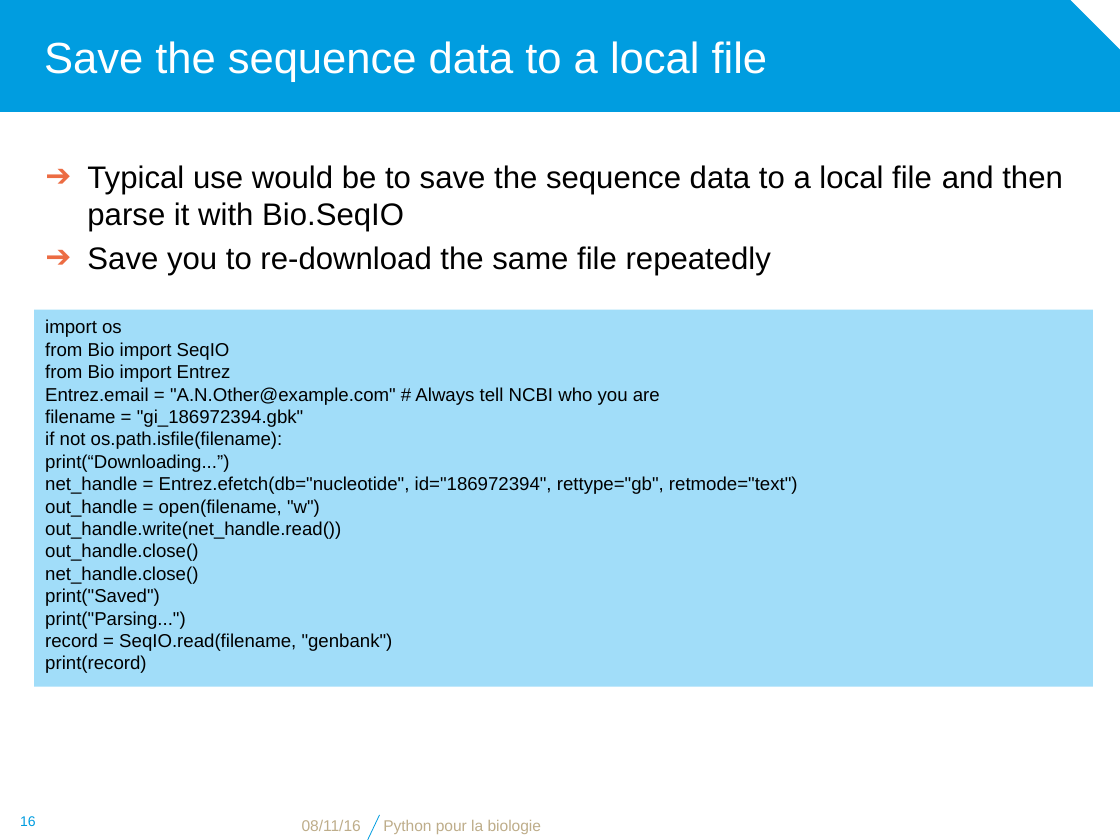
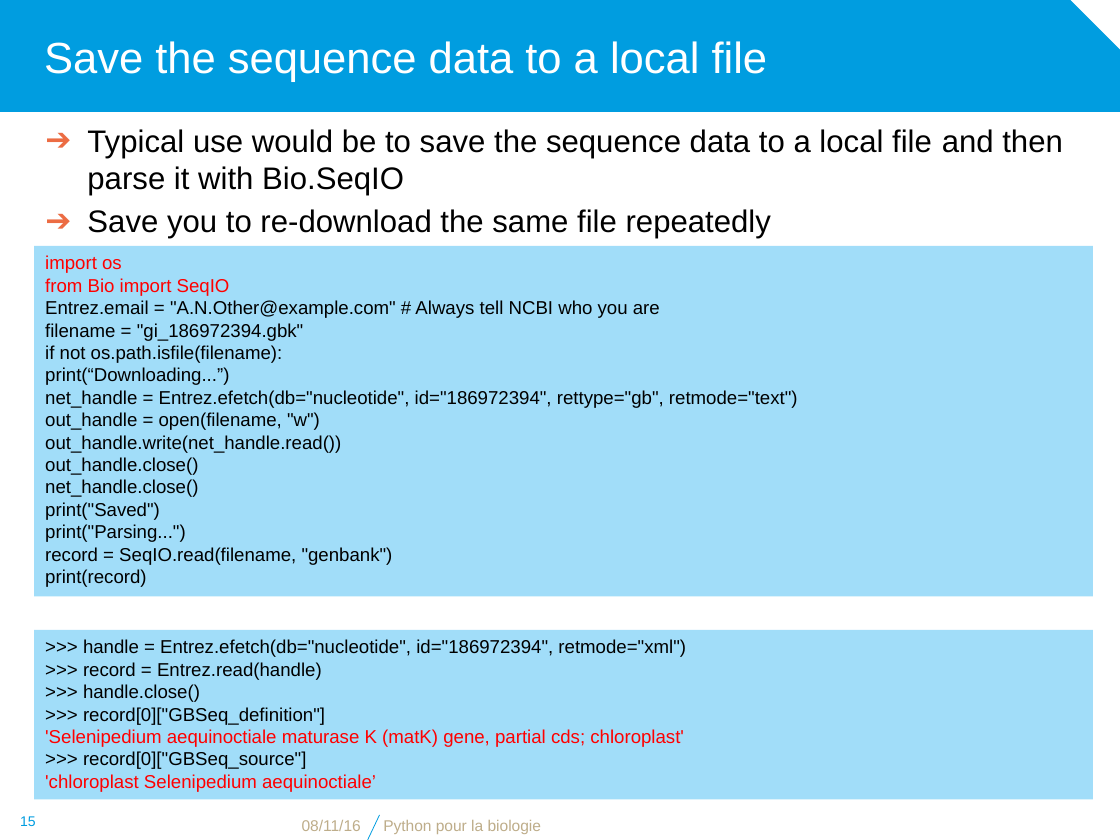
Before and after one commit to bdartigues/python_cnrs_formation, a slide deck: slide 15 of slides/python_biopython_NCBI.pptx (slide 16 before the commit). Drawn at 1120x840 pixels with LibreOffice and Linux fonts; fonts in the diff are those of the drawing; background and template pictures are left out. Boxes give left, top, right and bottom in pixels: in the first picture for what was removed or moved away, otherwise in the second. Text is boxed around its words. In the diff, an @@ line names an element or a change of style, - is before the commit and + after.

```diff
--- a/slides/python_biopython_NCBI.pptx
+++ b/slides/python_biopython_NCBI.pptx
@@ text "Typical use would be to ..." moved from (x1=87, y1=165, x2=1063, y2=275) to (x1=87, y1=129, x2=1063, y2=239) @@
@@ rectangle "import os" resized from (x1=35, y1=309, x2=1093, y2=687) to (x1=35, y1=245, x2=1093, y2=596) @@
@@ text in rectangle at (x1=45, y1=255, x2=230, y2=296): text colour #000000 to #FF0000 in "import os", "from Bio import SeqIO" @@
@@ text in rectangle at (x1=45, y1=364, x2=231, y2=382): paragraph removed @@
-from Bio import Entrez
@@ rectangle added at (x1=35, y1=629, x2=1093, y2=799), fill #A1DDF9, 12 pt, text #000000 @@
+>>> handle = Entrez.efetch(db="nucleotide", id="186972394", retmode="xml")
+>>> record = Entrez.read(handle)
+>>> handle.close()
+>>> record[0]["GBSeq_definition"]
+'Selenipedium aequinoctiale maturase K (matK) gene, partial cds; chloroplast'
+>>> record[0]["GBSeq_source"]
+'chloroplast Selenipedium aequinoctiale’
@@ page number at (x1=20, y1=816, x2=36, y2=826): text changed @@
-16
+15
```
Also in this commit, not shown: 3 other slides changed, 1 slide added, 3 other files.
